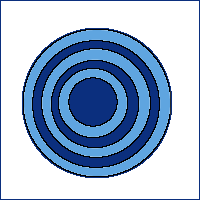
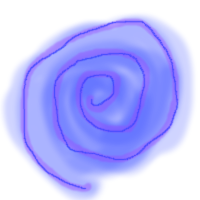
Before/after of a 200x200 layered artwork. What changed in the layer stack:
added layer "purple spiral" above "glow" over [19, 17, 180, 193]
added layer "glow" above "Visible" over [0, 10, 198, 200]
hid "black border" over [0, 0, 200, 200]
hid "wormhole" over [23, 29, 171, 177]
